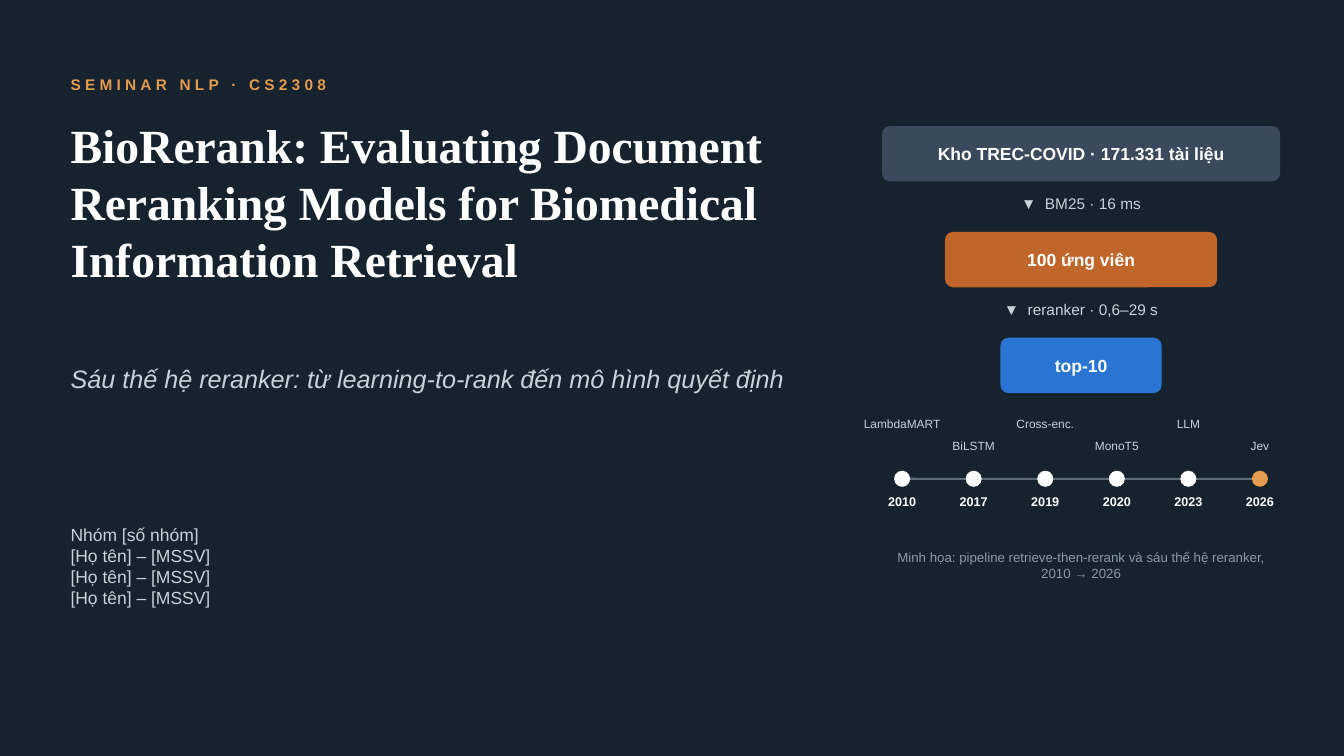
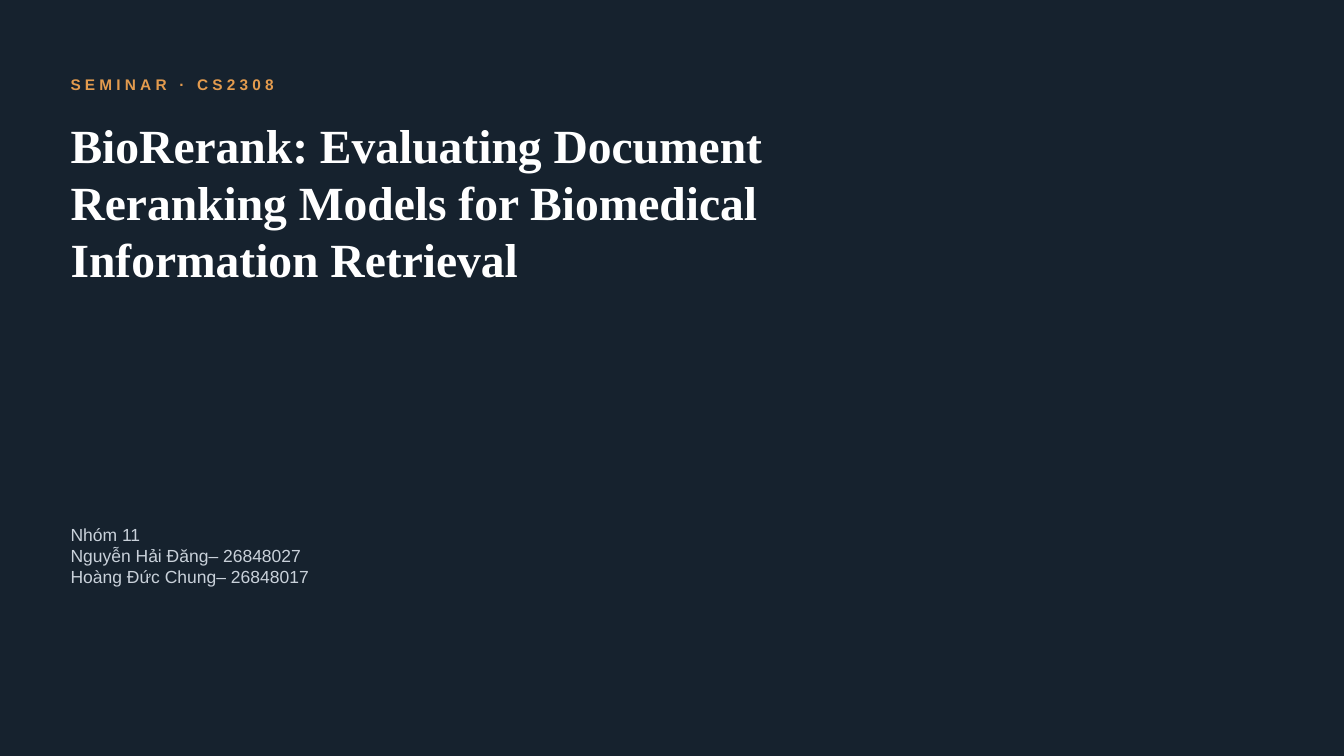
Before and after one commit to Chung10102004/CS2308, a slide deck: slide 1 of serminar/BioRerank_seminar.pptx. Drawn at 1344x756 pixels with LibreOffice and Linux fonts; fonts in the diff are those of the drawing. Boxes give left, top, right and bottom in pixels: in the first picture for what was removed or moved away, otherwise in the second. Text is boxed around its words. In the diff, an @@ line names an element or a change of style, - is before the commit and + after.

```diff
--- a/serminar/BioRerank_seminar.pptx
+++ b/serminar/BioRerank_seminar.pptx
@@ text at (71, 79, 274, 90): text changed @@
-SEMINAR NLP · CS2308
+SEMINAR · CS2308
@@ rounded rectangle removed at (882, 126, 1280, 181) @@
@@ text removed at (938, 147, 1224, 163) @@
-Kho TREC-COVID · 171.331 tài liệu
@@ text removed at (1045, 198, 1141, 209) @@
-▼ BM25 · 16 ms
@@ rounded rectangle removed at (946, 232, 1218, 287) @@
@@ text removed at (1027, 253, 1135, 270) @@
-100 ứng viên
@@ text removed at (1028, 304, 1158, 317) @@
-▼ reranker · 0,6–29 s
@@ rounded rectangle removed at (1001, 338, 1163, 393) @@
@@ text removed at (71, 368, 784, 393) @@
-Sáu thế hệ reranker: từ learning-to-rank đến mô hình quyết định
@@ text removed at (1055, 360, 1107, 376) @@
-top-10
@@ text removed at (864, 419, 941, 428) @@
-LambdaMART
@@ text removed at (1016, 419, 1074, 428) @@
-Cross-enc.
@@ text removed at (952, 441, 994, 450) @@
-BiLSTM
@@ text removed at (1095, 442, 1139, 450) @@
-MonoT5
@@ text removed at (1177, 420, 1200, 428) @@
-LLM
@@ text removed at (1251, 442, 1270, 450) @@
-Jev
@@ ellipse removed at (894, 471, 910, 487) @@
@@ line removed from (902, 479) to (1260, 479) @@
@@ ellipse removed at (966, 471, 982, 487) @@
@@ ellipse removed at (1037, 471, 1054, 487) @@
@@ ellipse removed at (1109, 471, 1125, 487) @@
@@ ellipse removed at (1181, 471, 1197, 487) @@
@@ ellipse removed at (1252, 471, 1268, 487) @@
@@ text removed at (888, 497, 916, 506) @@
-2010
@@ text removed at (960, 497, 988, 506) @@
-2017
@@ text removed at (1031, 497, 1059, 506) @@
-2019
@@ text removed at (1103, 497, 1131, 506) @@
-2020
@@ text removed at (1174, 497, 1202, 506) @@
-2023
@@ text removed at (1246, 497, 1274, 506) @@
-2026
@@ text at (71, 528, 309, 587): text changed @@
-Nhóm [số nhóm]
-[Họ tên] – [MSSV]
-[Họ tên] – [MSSV]
-[Họ tên] – [MSSV]
+Nhóm 11
+Nguyễn Hải Đăng– 26848027
+Hoàng Đức Chung– 26848017
@@ text removed at (897, 552, 1264, 578) @@
-Minh họa: pipeline retrieve-then-rerank và sáu thế hệ reranker, 2010 → 2026
```
Also in this commit, not shown: 13 other slides changed, 2 other files.
